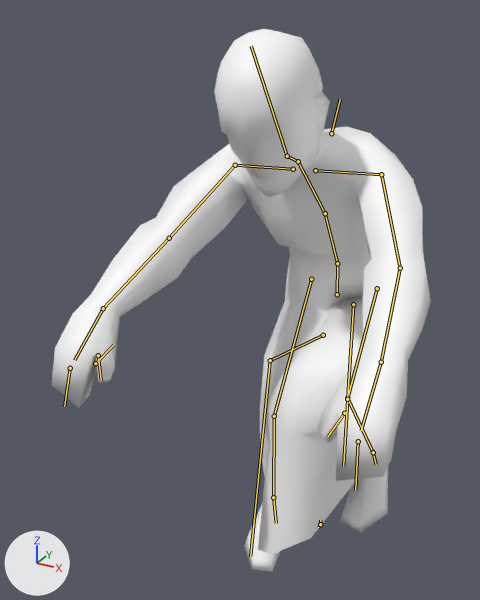
Renders of the Blender file _assets/Blender/ANIM_BikeRiding.blend from each side of a commit.
Before and after are seen from a camera (50 mm lens) standing at (33.1, -90.8, 101.9) and looking at (-8.8, -14.7, 63.8). Arrows for +X, +Y and +Z are at lower left; the lights stay in place. Both versions are drawn at frame 20 of the action 'BikAction'; the numbers are the values there. The bones that bend it are drawn over the model as lines.

Objects in the first picture: 'Body'.
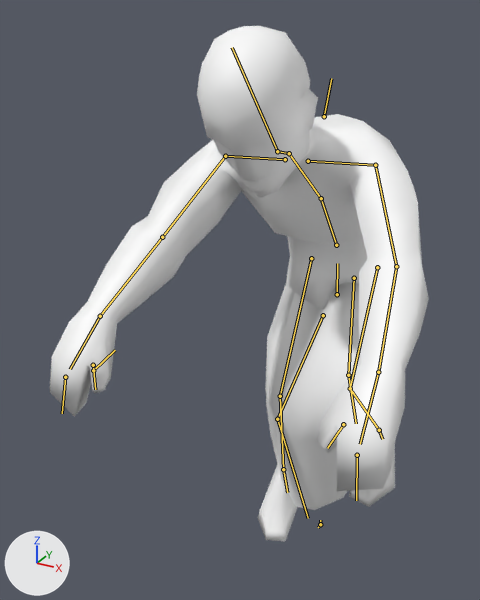
Edits to the scene script, one JSON object a line:
```json
{"block": "bone_bip01_spine", "where": "bone_bip01_spine = bpy.data.objects['Dummy01'].pose.bones['Bip01_Spine']  # child of 'Bip01_Pelvis'"}
{"op": "set", "path": "bone_bip01_spine.location", "old": "(0.0, 0.0, 0.0)", "new": "(0.8, 3.1, 0.0)"}
{"op": "set", "path": "bone_bip01_spine.rotation_quaternion", "old": "(0.959, 0.0, 0.0, -0.284)", "new": "(0.941, 0.0, 0.0, -0.338)", "note": "degrees (0, 0, -33) -> degrees (0, 0, -39)"}
{"block": "bone_bip01_r_hand", "where": "bone_bip01_r_hand = bpy.data.objects['Dummy01'].pose.bones['Bip01_R_Hand']  # child of 'Bip01_R_Forearm'"}
{"op": "set", "path": "bone_bip01_r_hand.rotation_quaternion", "old": "(0.989, -0.126, -0.073, 0.014)", "new": "(0.995, -0.089, -0.04, 0.027)", "note": "degrees (-15, -8, 3) -> degrees (-10, -4, 3)"}
{"block": "bone_bip01_dressback", "where": "bone_bip01_dressback = bpy.data.objects['Dummy01'].pose.bones['Bip01_DressBack']  # child of 'Bip01_Pelvis'"}
{"op": "set", "path": "bone_bip01_dressback.location", "old": "(0.0, 0.0, 0.0)", "new": "(0.1, -4.8, 0.0)"}
{"block": "bone_bip01_dressback02", "where": "bone_bip01_dressback02 = bpy.data.objects['Dummy01'].pose.bones['Bip01_DressBack02']  # child of 'Bip01_DressBack'"}
{"op": "set", "path": "bone_bip01_dressback02.rotation_quaternion", "old": "(1.0, 0.0, 0.0, 0.0)", "new": "(0.974, 0.0, 0.0, -0.227)", "note": "degrees (0, 0, 0) -> degrees (0, 0, -26)"}
{"block": "bone_bip01_dressfront", "where": "bone_bip01_dressfront = bpy.data.objects['Dummy01'].pose.bones['Bip01_DressFront']  # child of 'Bip01_Pelvis'"}
{"op": "set", "path": "bone_bip01_dressfront.location", "old": "(0.0, 0.0, 0.0)", "new": "(0.2, -3.3, 0.0)"}
{"op": "set", "path": "bone_bip01_dressfront.rotation_quaternion", "old": "(0.601, 0.0, 0.0, 0.799)", "new": "(0.849, 0.0, 0.001, 0.524)", "note": "degrees (0, 0, 106) -> degrees (0, 0, 63)"}
{"block": "bone_bip01_dressfront02", "where": "bone_bip01_dressfront02 = bpy.data.objects['Dummy01'].pose.bones['Bip01_DressFront02']  # child of 'Bip01_DressFront'"}
{"op": "set", "path": "bone_bip01_dressfront02.rotation_quaternion", "old": "(0.731, 0.0, 0.0, -0.682)", "new": "(0.774, 0.0, 0.0, -0.633)", "note": "degrees (0, 0, -86) -> degrees (0, 0, -79)"}
```

Where the change shows, as pixel boxes (x1, y1, x2, y2) in the pictures (480 x 600 px):
```json
{"object": "Body", "change": "posed", "before": [52, 29, 431, 571], "after": [50, 26, 429, 541]}
{"bone": "Bip01_Spine", "before": "(337, 263) to (325, 213)", "after": "(336, 245) to (321, 198)"}
{"bone": "Bip01_R_Hand", "before": "(103, 308) to (74, 360)", "after": "(100, 316) to (70, 369)"}
{"bone": "Bip01_DressBack", "before": "(353, 304) to (347, 398)", "after": "(354, 278) to (348, 375)"}
{"bone": "Bip01_DressBack02", "before": "(347, 399) to (343, 466)", "after": "(348, 375) to (356, 423)"}
{"bone": "Bip01_DressFront", "before": "(323, 335) to (270, 360)", "after": "(323, 315) to (277, 419)"}
{"bone": "Bip01_DressFront02", "before": "(270, 360) to (250, 556)", "after": "(277, 419) to (308, 518)"}
```
